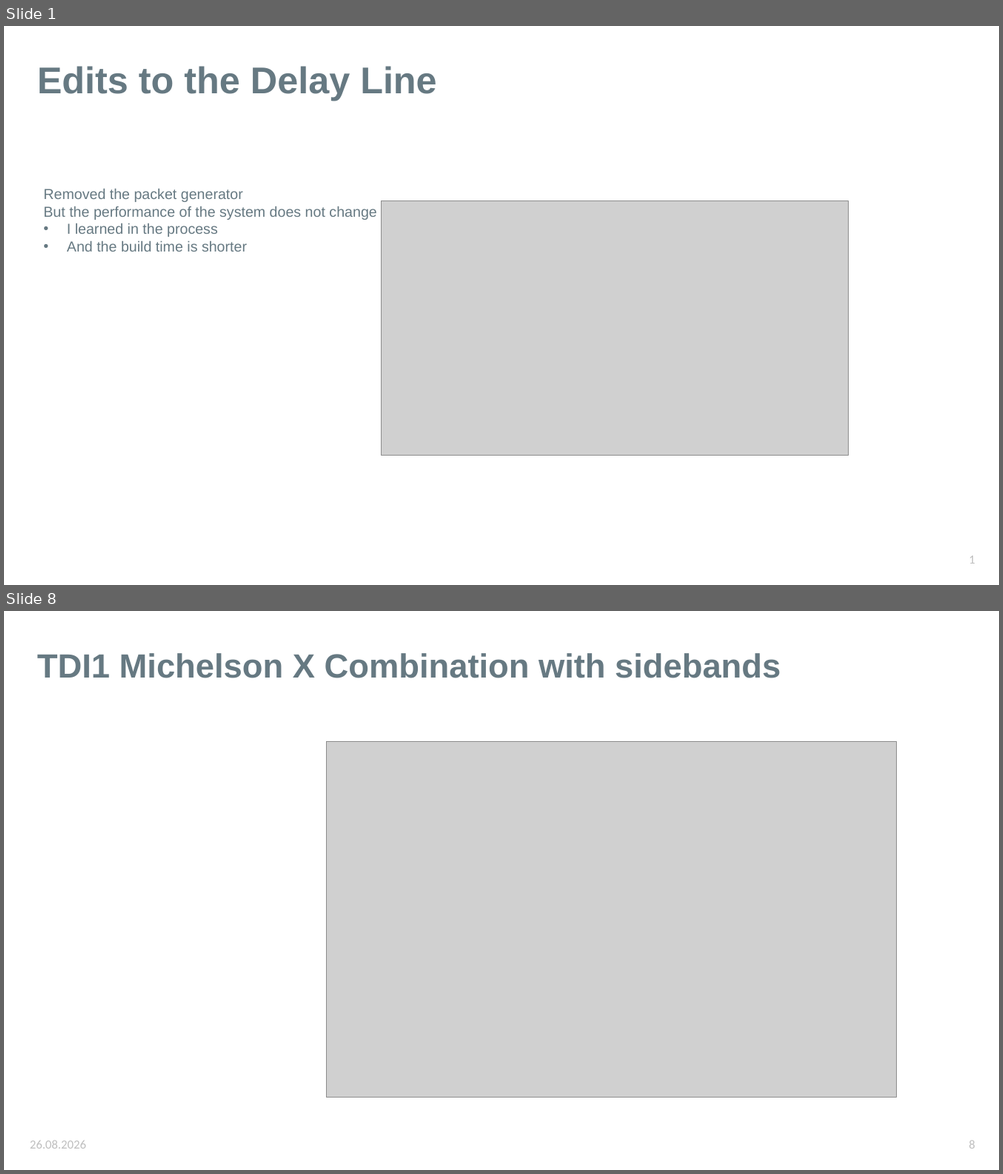
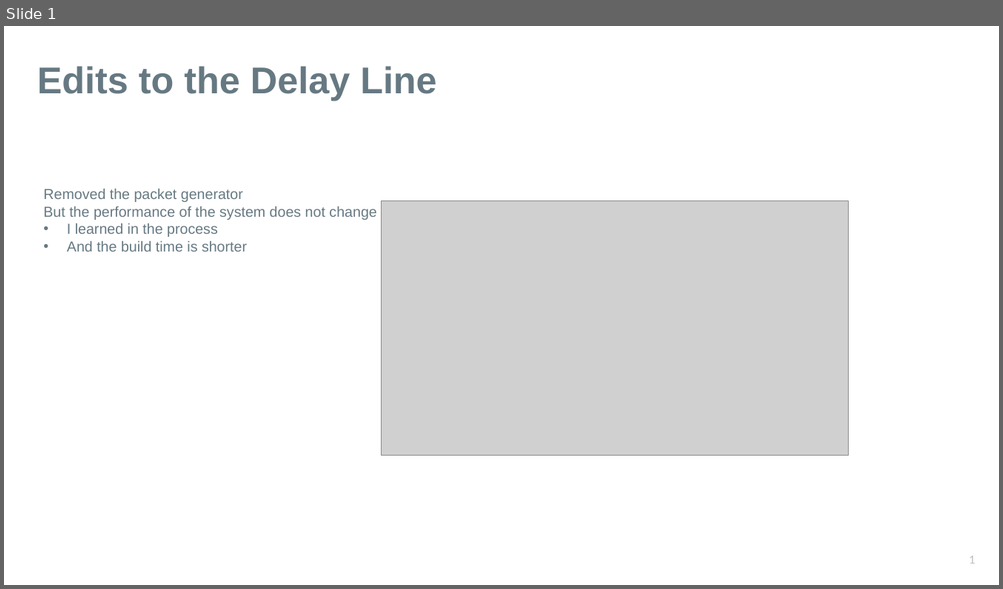
Before and after one commit to karinkruuse/Esitlused, a slide deck: updates.pptx. Shown one above the other, each under a label of ours: slides 1 and 8 before the commit, slide 1 after it; the slides between them are not shown. The pictures are 1003x1174 and 1003x589 pixels, drawn with LibreOffice and Linux fonts; fonts in the diff are those of the drawing; grey boxes stand for pictures. Boxes give left, top, right and bottom in pixels: in the first picture for what was removed or moved away, otherwise in the second. Text is boxed around its words. In the diff, an @@ line names an element or a change of style, - is before the commit and + after.

```diff
--- a/updates.pptx
+++ b/updates.pptx
@@ slide 8 removed at (4, 611, 999, 1170), background #FFFFFF @@
@@ title removed at (37, 653, 780, 678) @@
-TDI1 Michelson X Combination with sidebands
@@ picture removed at (327, 741, 896, 1097) @@
@@ text removed at (30, 1141, 86, 1149) @@
-26.08.2026
@@ page number removed at (968, 1141, 974, 1149) @@
-8
```
Also in this commit, not shown: 5 slides changed, 2 slides added, 1 other slide removed.
